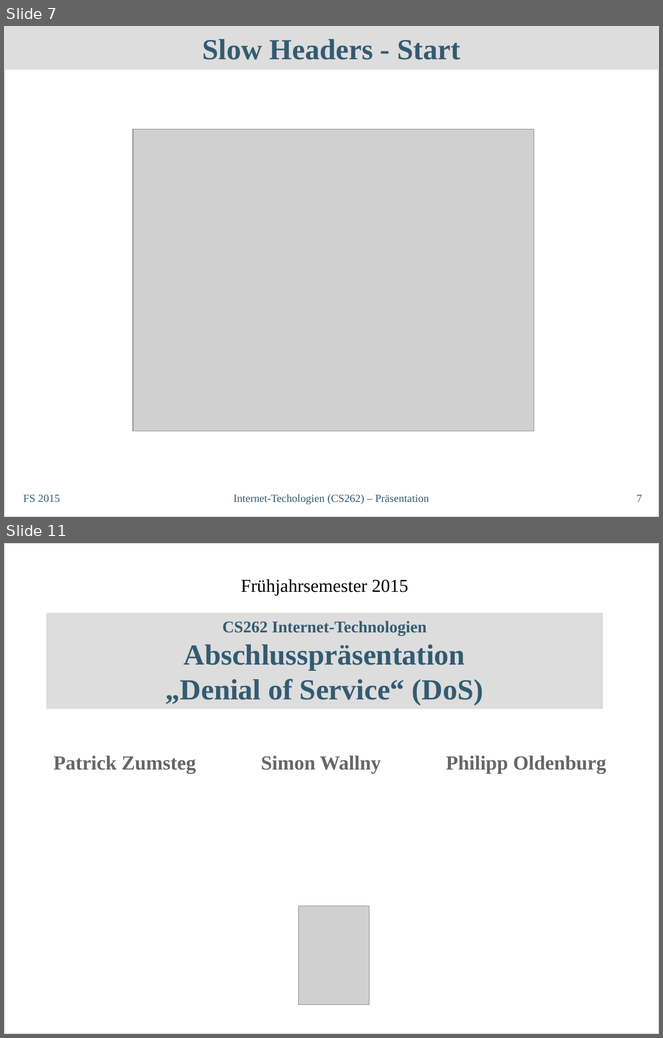
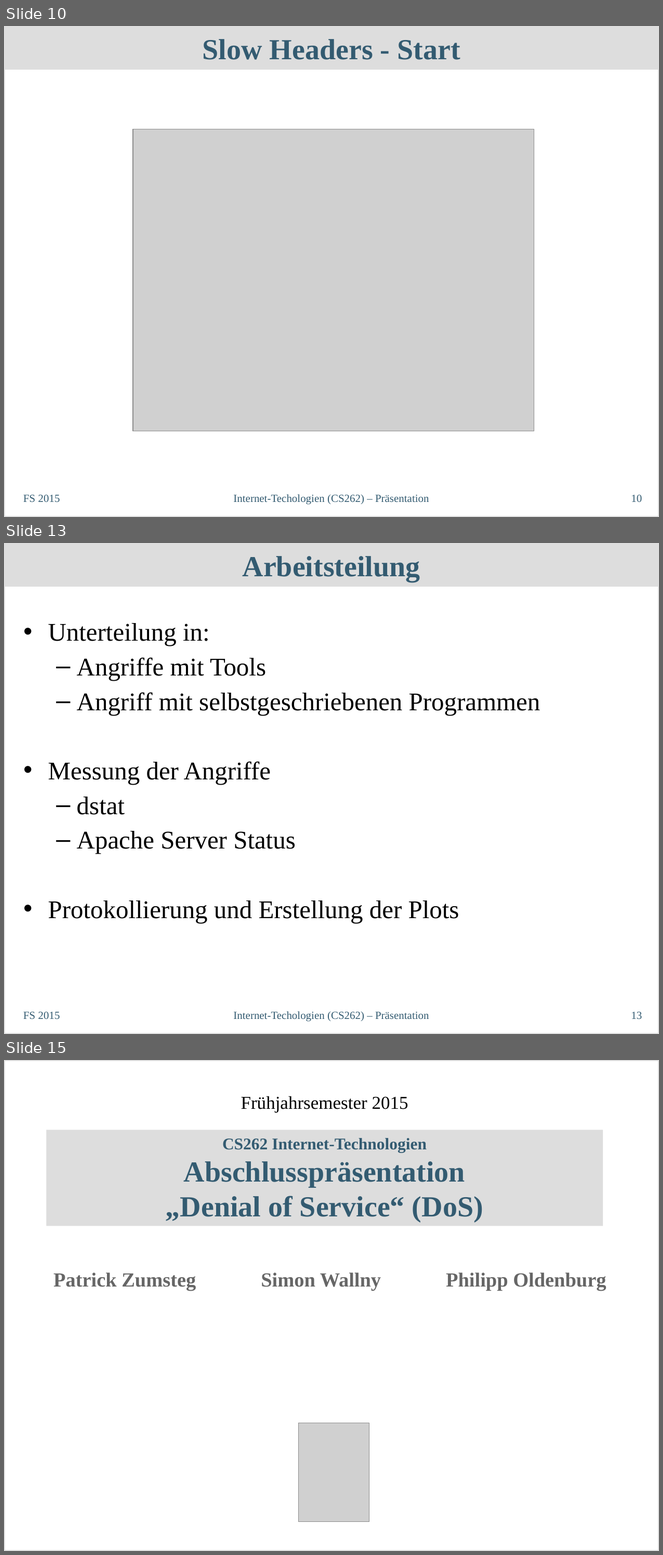
Before and after one commit to philipp-oldenburg/dos, a slide deck: Abschlusspräsentation/InetTech-Präsentation.odp. Shown one above the other, each under a label of ours: slides 7 and 11 before the commit, slides 10, 13 and 15 after it; the slides between them are not shown. The pictures are 663x1038 and 663x1555 pixels, drawn with LibreOffice and Linux fonts; fonts in the diff are those of the drawing; grey boxes stand for pictures. Boxes give left, top, right and bottom in pixels: in the first picture for what was removed or moved away, otherwise in the second. Text is boxed around its words. In the diff, an @@ line names an element or a change of style, - is before the commit and + after.

```diff
--- a/Abschlusspräsentation/InetTech-Präsentation.odp
+++ b/Abschlusspräsentation/InetTech-Präsentation.odp
@@ slide 13 added at bbox=[4, 543, 659, 1034], background #FFFFFF; not listed: 1 template element that a slide beside it also shows @@
@@ title added at bbox=[4, 543, 659, 587], fill #DDDDDD, 32 pt, text #335B71, bold @@
+Arbeitsteilung
@@ text added at bbox=[48, 623, 541, 924], 28 pt, text #000000 @@
+• Unterteilung in:
+  – Angriffe mit Tools
+  – Angriff mit selbstgeschriebenen Programmen
+• Messung der Angriffe
+  – dstat
+  – Apache Server Status
+• Protokollierung und Erstellung der Plots
@@ text added at bbox=[23, 1012, 60, 1019], 12 pt, text #335B71 @@
+FS 2015
@@ text added at bbox=[233, 1012, 429, 1022], 12 pt, text #335B71 @@
+Internet-Techologien (CS262) – Präsentation
@@ page number added at bbox=[631, 1012, 642, 1019], 12 pt, text #335B71 @@
+13
@@ what was slide 7 is now slide 10 @@
@@ page number at bbox=[631, 495, 642, 502]: text changed @@
-7
+10
@@ what was slide 11 is now slide 15 @@
```
Also in this commit, not shown: 3 other slides added.
